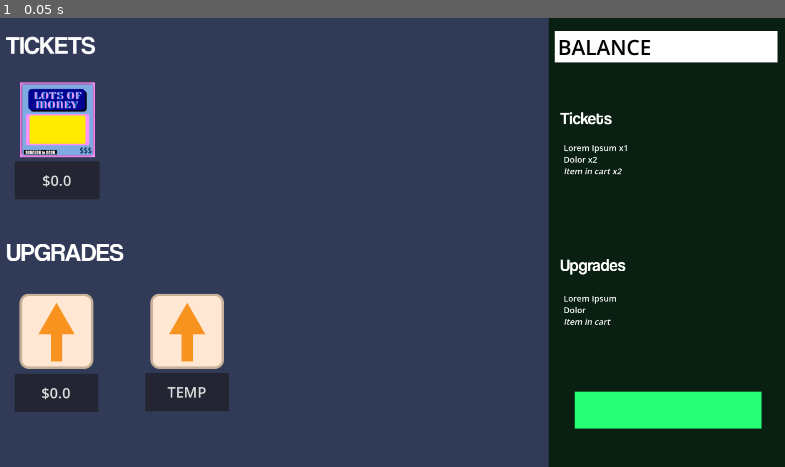
Above: before the commit, frame 1.
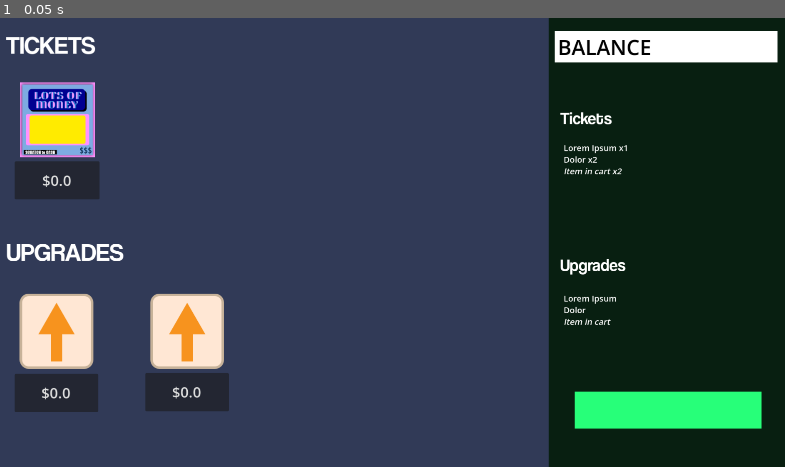
Above: after the commit, the same moment.

Repository: Hien-Trinh/ScratchOff
Game: Godot game, scene res://shop_menu.tscn
The game is run twice, just before and just after one commit, with the same random seed, the same clock (stepped at 60 frames per second) and the same inputs. This scene is started directly instead of the project's main scene.
Inputs:
- Up to frame 1 (0.05 s): no input

The runs differ from the first frame. In frame 1, less than 0.1% of the frame differs, in the area x 21-27%, y 82-85%.

Commit message:
Upgrade class added.

Diff:
--- a/scripts/buy_item.gd
+++ b/scripts/buy_item.gd
@@ -1,33 +1,36 @@
 extends Button
 
-@export var item_cost : float
-@export var item_name : String
-
-@export var item_texture : Texture2D
+@export var buy_cost : float
+@export var buy_name : String
+@export var buy_texture : Texture2D
 @export var is_upgrade : bool
 
 @export var item_max_payout : float
 # Only used for ticket items
+var upgrade_already_owned : bool
+# Only used for upgrades
+# Potentially determined through GameManager's upgrade_dict{}?
 
 @onready var rng = RandomNumberGenerator.new()
 
 # Called when the node enters the scene tree for the first time.
 func _ready():
-	self.text = "$" + str(item_cost)
+	self.text = "$" + str(buy_cost)
+	upgrade_already_owned = false
 
 # Called every frame. 'delta' is the elapsed time since the previous frame.
 func _process(_delta):
 	pass
-
 # On button pressed should trigger buy depending on is_upgrade
 
 func buy_ticket():
-	var diff : float = GameManager.get_balance() - item_cost
+	var diff : float = GameManager.get_balance() - buy_cost
 
 	if(diff >= 0):
-		GameManager.add_ticket(GameManager.generate_ticket(item_name, item_max_payout, item_texture))
+		GameManager.add_ticket(GameManager.generate_ticket(buy_name, item_max_payout, buy_texture))
 		GameManager.set_balance(diff)
 		# Inventory should update automatically b/c EventBus
+		# This doesn't actually add something to the game in the table scene
 	else:
 		print("Player does not have enough money!")
 
--- a/scripts/game_manager.gd
+++ b/scripts/game_manager.gd
@@ -1,9 +1,11 @@
 extends Node
 
 @onready var ticketList = Array()
+@onready var upgrade_dict = {}
 
 var rng = RandomNumberGenerator.new()
-var balance : float : set = set_balance, get = get_balance
+var balance : float :
+	set = set_balance, get = get_balance
 
 # Called when the node enters the scene tree for the first time.
 func _ready():
@@ -29,4 +31,4 @@
 	# If balance is less than zero, trigger fail state
 
 func generate_ticket(ticket_name : String, max_value : float, texture : Texture2D):
-	return Item.new(ticket_name, rng.randi_range(0, max_value), texture)
+	return Item.new(ticket_name, snappedf(rng.randf_range(0.0, max_value), 0.01), texture)
--- a/scripts/item.gd
+++ b/scripts/item.gd
@@ -2,7 +2,7 @@
 class_name Item
 # Class for lottery tickets
 
-var item_value : int:
+var item_value : float:
 	set = set_value, get = get_value
 
 var item_name : String:
@@ -10,7 +10,7 @@
 
 var item_texture : Texture
 
-func _init(new_name :  String, new_value : int, new_texture : Texture2D):
+func _init(new_name :  String, new_value : float, new_texture : Texture2D):
 	item_name = new_name
 	item_value = new_value
 	item_texture = new_texture
--- /dev/null
+++ b/scripts/upgrade.gd
@@ -0,0 +1,18 @@
+extends Node
+class_name Upgrade
+# Class for upgrades
+
+var upgrade_name : String:
+	set = set_upgrade_name, get = get_upgrade_name
+
+var upgrade_texture : Texture
+
+func _init(new_name :  String, new_texture : Texture2D):
+	upgrade_name = new_name
+	upgrade_texture = new_texture
+
+func get_upgrade_name():
+	return upgrade_name
+
+func set_upgrade_name(new_name):
+	upgrade_name = new_name
--- a/shop_menu.tscn
+++ b/shop_menu.tscn
@@ -58,8 +58,8 @@
 theme_override_font_sizes/font_size = 35
 text = "TEMP"
 script = ExtResource("5_f8gav")
-item_name = "Lots of Money"
-item_texture = ExtResource("2_f8gav")
+buy_name = "LotsofMoney"
+buy_texture = ExtResource("2_f8gav")
 metadata/_edit_use_anchors_ = true
 
 [node name="TicketHeader" type="Label" parent="Tickets" unique_id=832677860]
@@ -108,6 +108,10 @@
 anchor_bottom = 1.5625
 theme_override_font_sizes/font_size = 35
 text = "TEMP"
+script = ExtResource("5_f8gav")
+buy_name = "Upgrade2"
+buy_texture = ExtResource("2_68nve")
+is_upgrade = true
 metadata/_edit_use_anchors_ = true
 
 [node name="Upgrade1" type="TextureRect" parent="Upgrades" unique_id=1752591362]
@@ -135,6 +139,9 @@
 theme_override_font_sizes/font_size = 35
 text = "TEMP"
 script = ExtResource("5_f8gav")
+buy_name = "Upgrade1"
+buy_texture = ExtResource("2_68nve")
+is_upgrade = true
 metadata/_edit_use_anchors_ = true
 
 [node name="UpgradeHeader" type="Label" parent="Upgrades" unique_id=331839891]
Not shown, added: scripts/upgrade.gd.uid
Not shown: 1 places in table.tscn that only renumber resources
